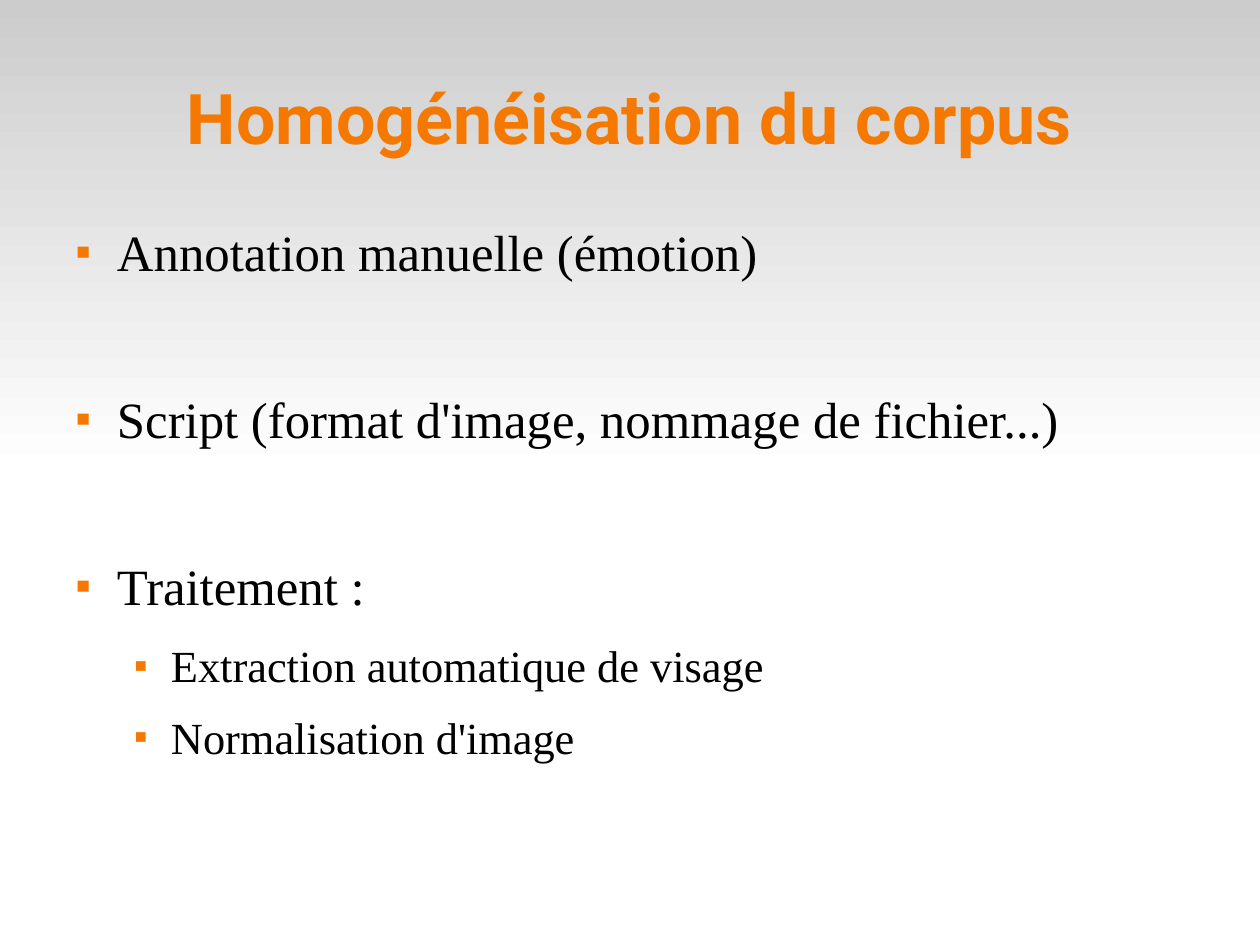
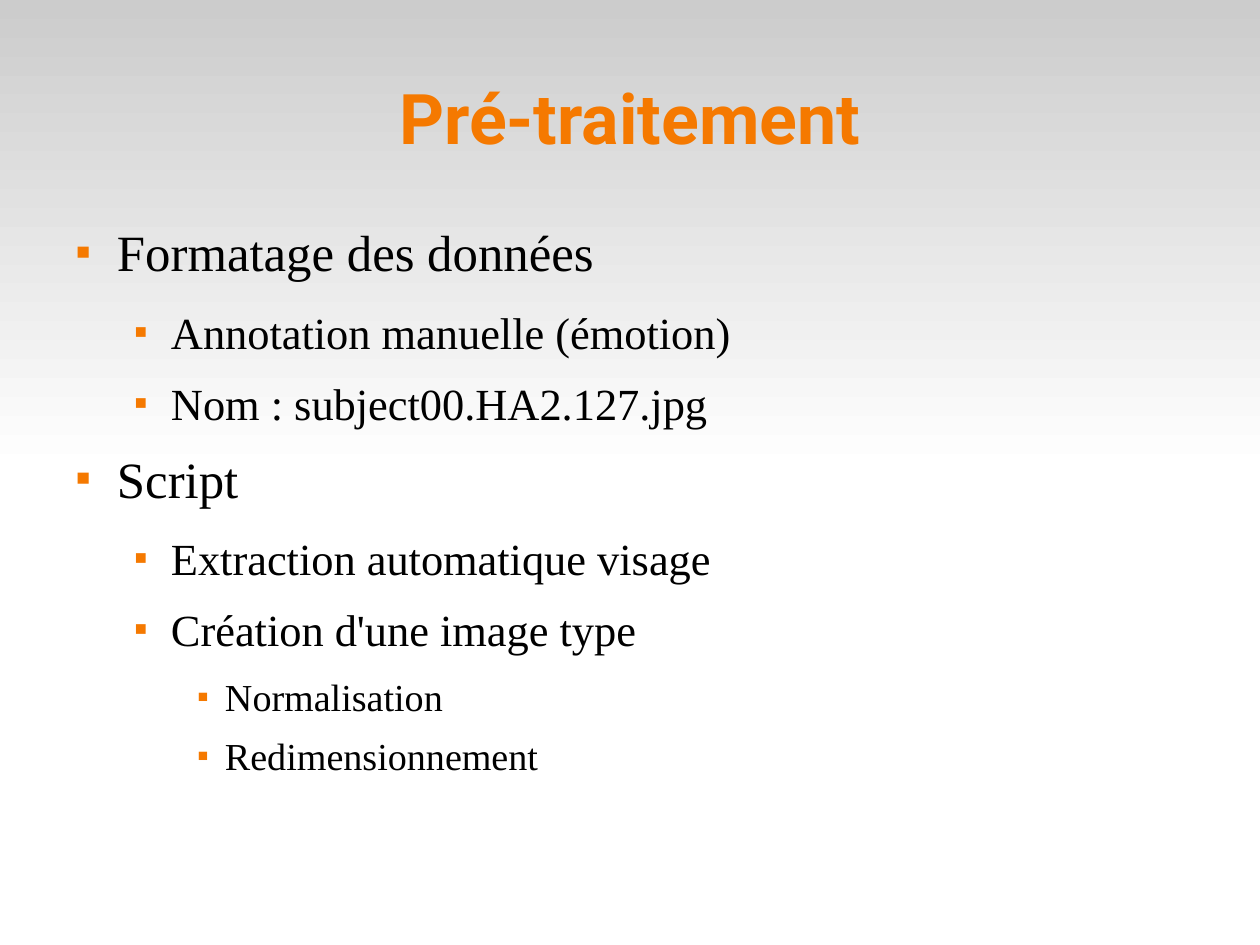
Before and after one commit to sairamnivedita/emotion-detection, a slide deck: slide 10 of doc/pres.odp (slide 6 before the commit). Drawn at 1260x945 pixels with LibreOffice and Linux fonts; fonts in the diff are those of the drawing. Boxes give left, top, right and bottom in pixels: in the first picture for what was removed or moved away, otherwise in the second. Text is boxed around its words. In the diff, an @@ line names an element or a change of style, - is before the commit and + after.

```diff
--- a/doc/pres.odp
+++ b/doc/pres.odp
@@ title at box(399, 91, 860, 145): text changed @@
-Homogénéisation du corpus
+Pré-traitement
@@ text at box(117, 235, 593, 282): paragraph added @@
+■ Formatage des données
@@ text at box(171, 318, 730, 357): size 32 to 28 pt in "Annotation manuelle (émotion)"; list level 1 to 2 in "Annotation manuelle (émotion)" @@
@@ text at box(117, 389, 710, 771): text changed; size 32 to 28 pt @@
-■ Script (format d'image, nommage de fichier...)
-■ Traitement :
-  ■ Extraction automatique de visage
-  ■ Normalisation d'image
+  ■ Nom : subject00.HA2.127.jpg
+■ Script
+  ■ Extraction automatique visage
+  ■ Création d'une image type
+    ■ Normalisation
+    ■ Redimensionnement
```
Also in this commit, not shown: 7 other slides changed, 6 slides added, 3 slides removed, 1 other file.
